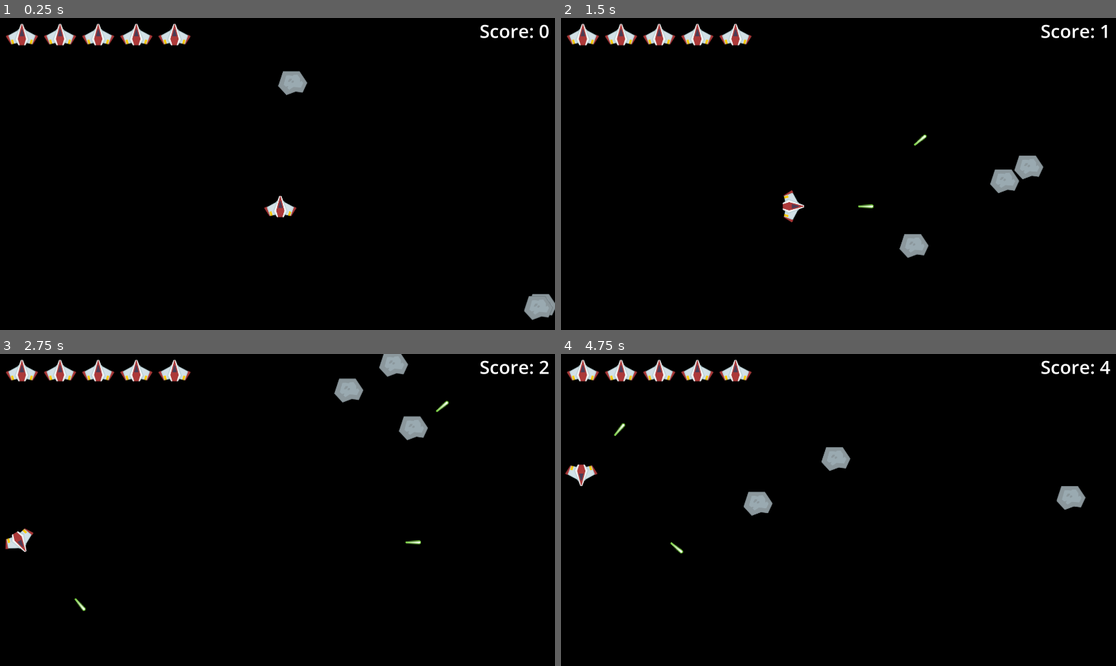
Above: before the commit, frames 1-4 (two rows, left to right).
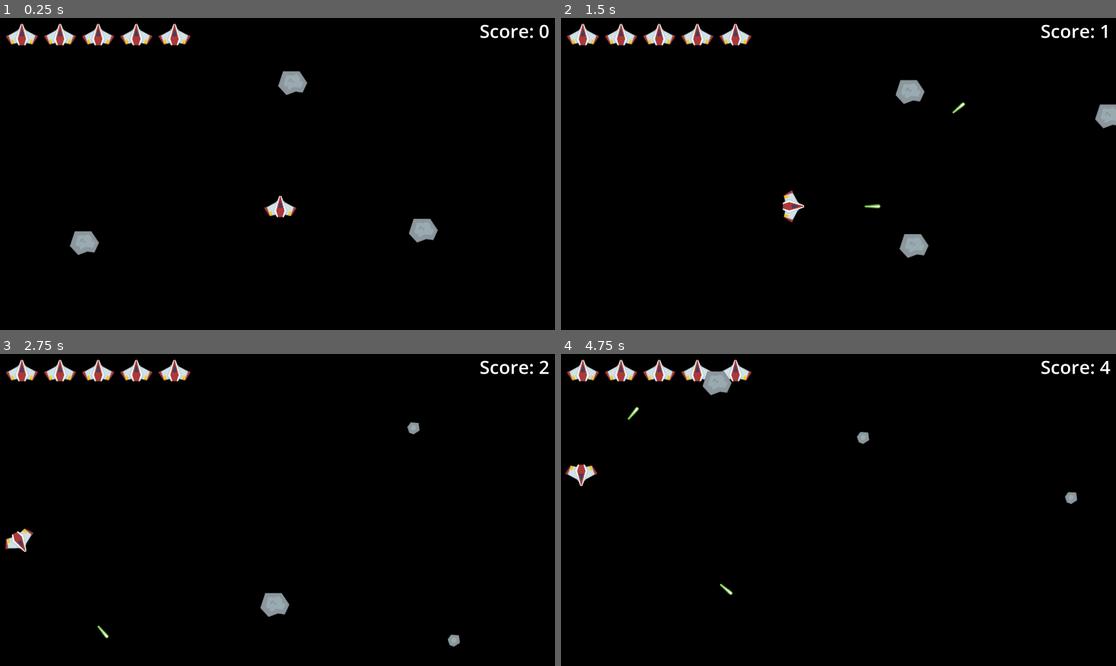
Above: after the commit, the same moments.

Repository: Dripcoding/godot-asteroids
Game: Godot game, scene res://game.tscn
Same seed, same stepped clock (60 frames per second), same inputs: the game is played once before the commit and once after it.
Inputs:
- Up to frame 1 (0.25 s): no input
- Up to frame 2 (1.5 s): hold D (right) 0.53-1.28 s; tap Space (shoot) at 0.6, 1.35 s; hold S (down) from 1.28 s (still down)
- Up to frame 3 (2.75 s): release S (down) at 2.03 s; hold D (right) from 2.03 s (still down); tap Space (shoot) at 2.1 s
- Up to frame 4 (4.75 s): release D (right) at 2.78 s; hold W (up) 2.78-3.53 s; tap Space (shoot) at 2.85, 3.6, 4.35 s; hold A (left) from 3.53 s (still down)

The runs differ from the first frame. In frame 1, 1.0% of the frame differs, in the area x 12-100%, y 64-97%; in frame 2, 1.3%; in frame 3, 1.4%; in frame 4, 1.4%, in the area x 9-95%, y 5-78%.

Commit message:
set positions of additional asteroids

Diff:
--- a/asteroid.gd
+++ b/asteroid.gd
@@ -61,6 +61,7 @@
 	health -= 1
 	if (health >= 0):
 		current_size = sizes[3 - health]
+		update_texture()
 		asteroid_hit.emit(self)
 	else:
 		self.queue_free()
--- a/game.tscn
+++ b/game.tscn
@@ -67,7 +67,9 @@
 position = Vector2(971, 332)
 
 [node name="Asteroid2" parent="." unique_id=404754690 instance=ExtResource("2_e2o6t")]
+position = Vector2(1516, 832)
 
 [node name="Asteroid3" parent="." unique_id=1963521705 instance=ExtResource("2_e2o6t")]
+position = Vector2(358, 867)
 
 [connection signal="asteroid_hit" from="Asteroid" to="." method="_on_asteroid_asteroid_hit"]
--- a/laser.gd
+++ b/laser.gd
@@ -1,7 +1,7 @@
 extends Area2D
 
 
-@export var speed: float = 300.0
+@export var speed: float = 500.0
 
 
 func _ready() -> void:
--- a/laser.tscn
+++ b/laser.tscn
@@ -7,17 +7,17 @@
 radius = 8.0
 height = 34.0
 
-[node name="Laser" type="Area2D"]
+[node name="Laser" type="Area2D" unique_id=658634297]
 top_level = true
 script = ExtResource("1_6vqwg")
 
-[node name="Sprite2D" type="Sprite2D" parent="."]
+[node name="Sprite2D" type="Sprite2D" parent="." unique_id=275540642]
 texture = ExtResource("1_fn5yt")
 
-[node name="CollisionShape2D" type="CollisionShape2D" parent="."]
+[node name="CollisionShape2D" type="CollisionShape2D" parent="." unique_id=2075853193]
 position = Vector2(0, -12)
 shape = SubResource("CapsuleShape2D_6vqwg")
 
-[node name="VisibleOnScreenNotifier2D" type="VisibleOnScreenNotifier2D" parent="."]
+[node name="VisibleOnScreenNotifier2D" type="VisibleOnScreenNotifier2D" parent="." unique_id=744249712]
 unique_name_in_owner = true
 rect = Rect2(-8, -17, 16, 34)
Not shown: 1 places in laser.tscn that only renumber resources
